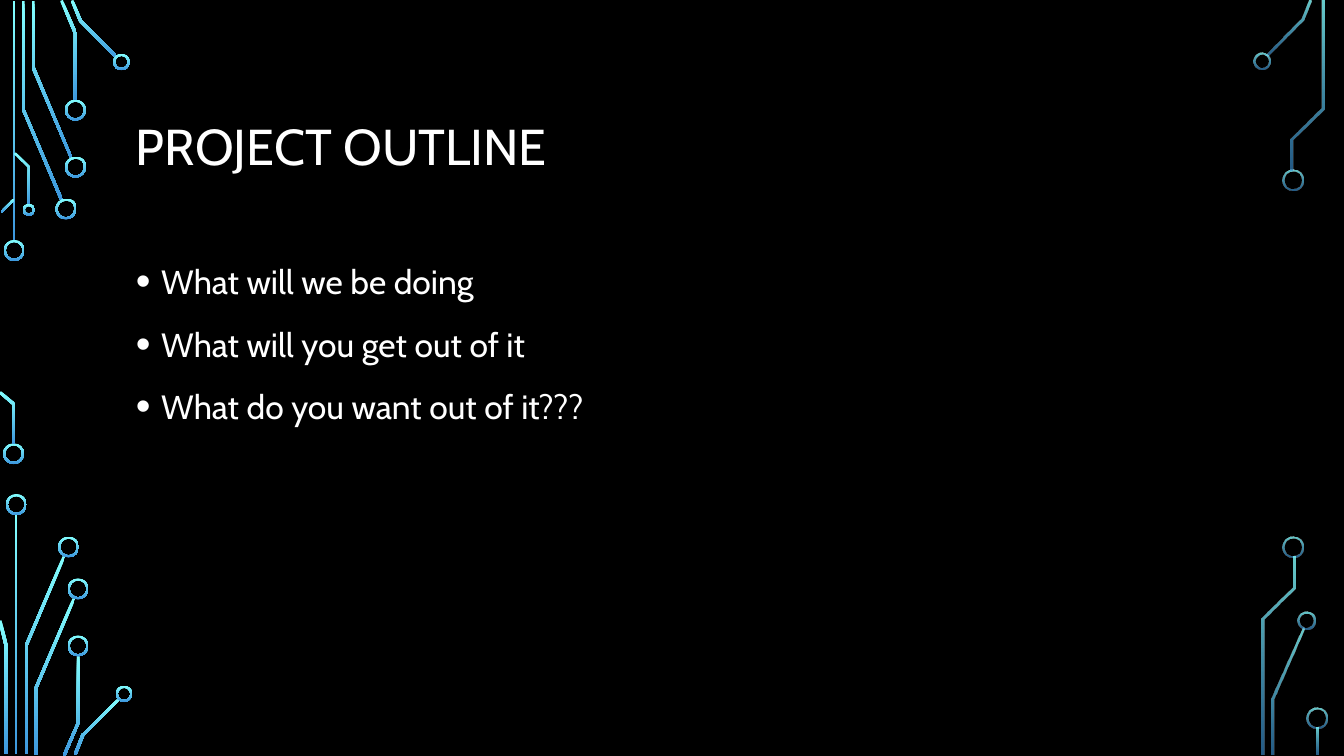
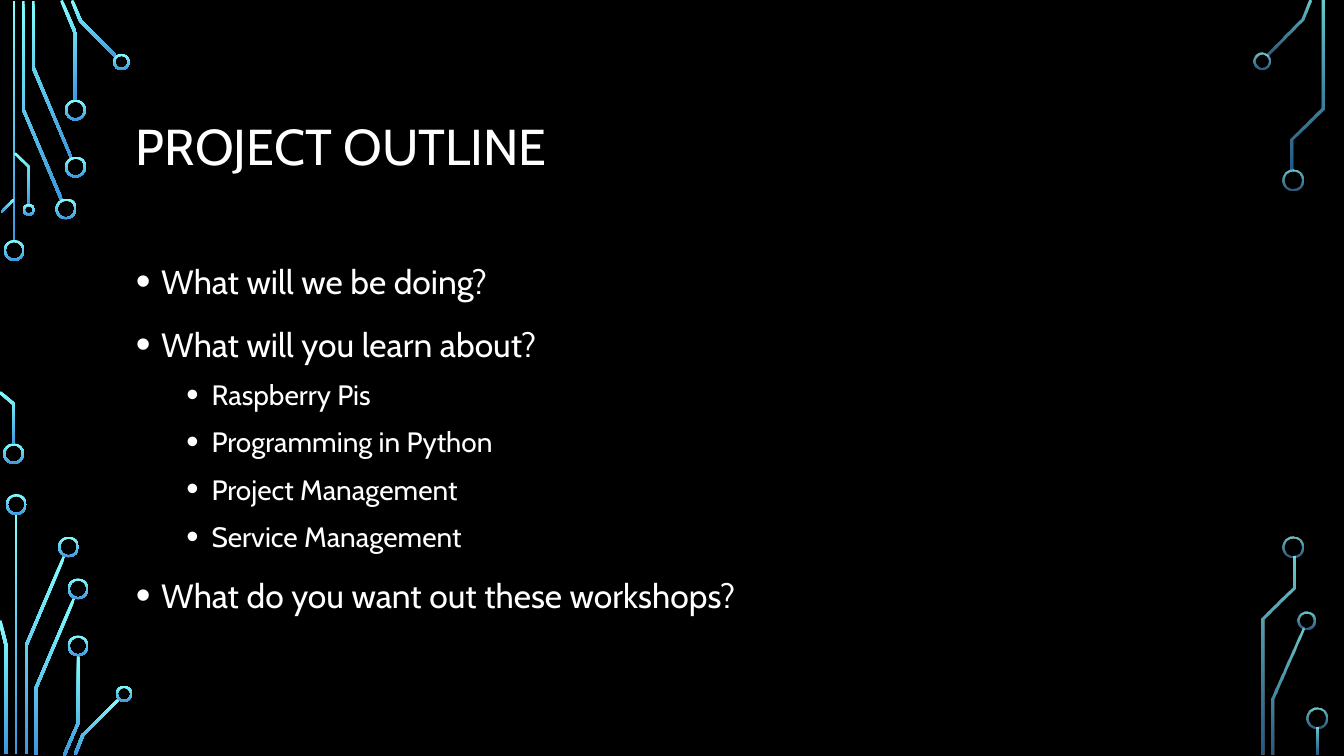
Before and after one commit to andrewjvelez/smap, a slide deck: slide 4 of docs/SMAP Materials Unbranded.pptx. Drawn at 1344x756 pixels with LibreOffice and Linux fonts; fonts in the diff are those of the drawing; background and template pictures are left out. Boxes give left, top, right and bottom in pixels: in the first picture for what was removed or moved away, otherwise in the second. Text is boxed around its words. In the diff, an @@ line names an element or a change of style, - is before the commit and + after.

```diff
--- a/docs/SMAP Materials Unbranded.pptx
+++ b/docs/SMAP Materials Unbranded.pptx
@@ text at [161, 268, 735, 616]: text changed @@
-• What will we be doing
-• What will you get out of it
-• What do you want out of it???
+• What will we be doing?
+• What will you learn about?
+  • Raspberry Pis
+  • Programming in Python
+  • Project Management
+  • Service Management
+• What do you want out these workshops?
```
Also in this commit, not shown: 21 other slides changed, 7 slides added, 7 slides removed.
